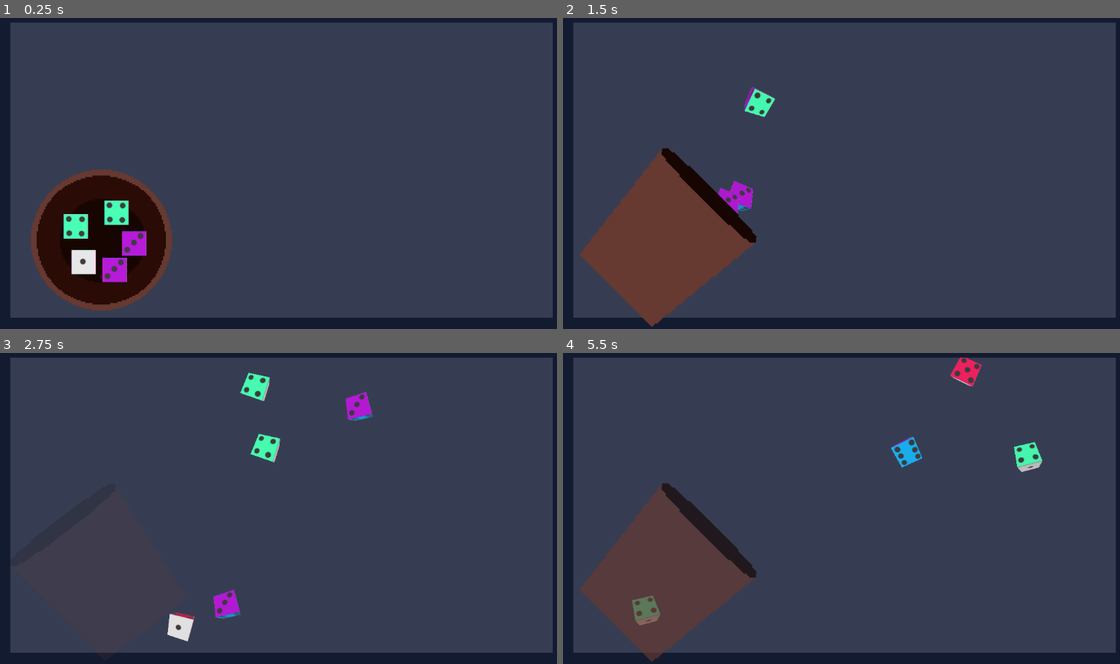
Above: before the commit, frames 1-4 (two rows, left to right).
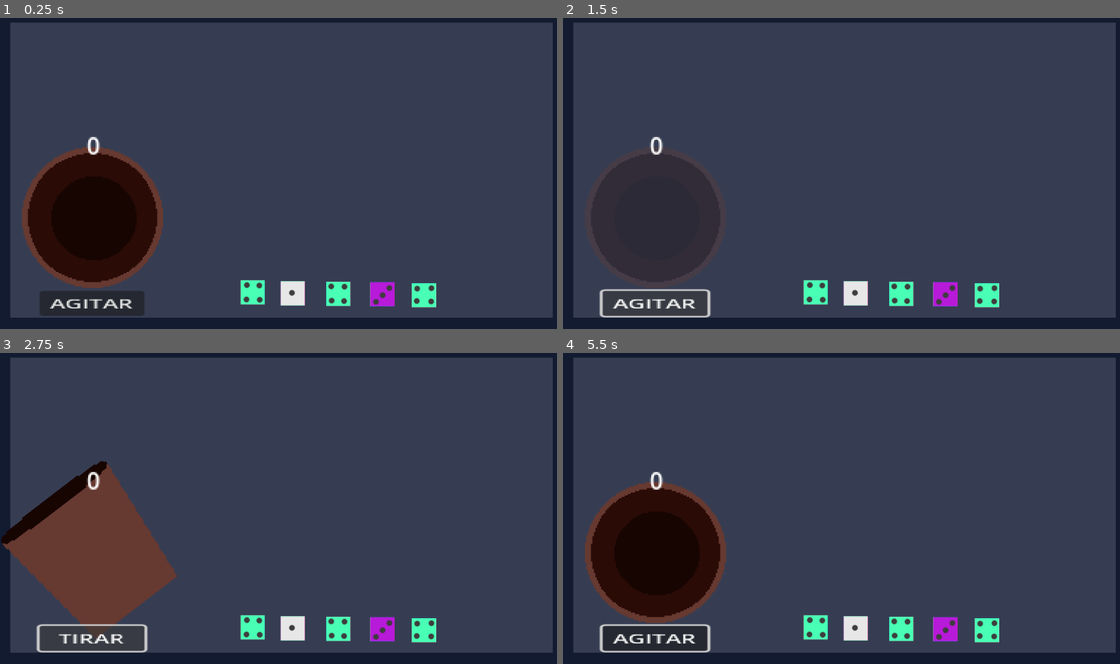
Above: after the commit, the same moments.

Repository: mcerdeira/generala-dice
Game: Godot game, scene res://scenes/main.tscn
Two runs of this game, one before a commit and one after it. Both use one fixed random seed, a clock stepped at 60 frames per second and the inputs below.
Inputs (mouse positions are in pixels of both pictures, inside the frame that each line leads up to):
- Up to frame 1 (0.25 s): no input
- Up to frame 2 (1.5 s): click (657, 304) at 0.5 s, where only the run after the commit has a clickable "AGITAR"; click (657, 304) at 1.25 s, where only the run after the commit has a clickable "TIRAR"
- Up to frame 3 (2.75 s): click (94, 639) at 2 s, where only the run after the commit has a clickable "AGITAR"
- Up to frame 4 (5.5 s): click (657, 639) at 2.75 s, where only the run after the commit has a clickable "TIRAR"; click (657, 639) at 3.5 s, where only the run after the commit has a clickable "AGITAR"; click (657, 639) at 4.25 s, where only the run after the commit has a clickable "TIRAR"; drag from (663, 573) to (919, 427) at 5.02 s

The runs differ from the first frame. In frame 1, 9.2% of the frame differs, in the area x 3-79%, y 38-96%; in frame 2, 13%; in frame 3, 13%; in frame 4, 14%, in the area x 2-87%, y 1-100%.

Commit message:
Dadiños

Diff:
--- a/scenes/Beaker.gd
+++ b/scenes/Beaker.gd
@@ -2,18 +2,40 @@
 var shaking = false
 @export var DiceMan : Node2D
 
-func _on_area_2d_input_event(viewport, event, shape_idx):
-	if event is InputEventMouseButton && event.is_action_released("click"):
-		if !shaking:
-			shaking = true
-			$sprite.frame = 1
-			z_index = 100
-			$AnimationPlayer.play("new_animation")
-		else:
-			shaking = false
-			$sprite.frame = 1
-			$AnimationPlayer.stop()
-			$sprite.rotation_degrees = 45
-			DiceMan.throw()
-			await get_tree().create_timer(1).timeout
-			$AnimationPlayer2.play("new_animation")
+func reset():
+	z_index = -10
+	$Button.text = "AGITAR"
+	$sprite.frame = 0
+	$sprite.rotation_degrees = 0
+	$AnimationPlayer2.play_backwards("new_animation")
+
+func _physics_process(delta):
+	$Label.text = str(DiceMan.dices.size())
+
+func _on_button_pressed():
+	if !shaking:
+		DiceMan.arrange()
+		$Button.text = "TIRAR"
+		shaking = true
+		$sprite.frame = 1
+		z_index = 100
+		$AnimationPlayer.play("new_animation")
+	else:
+		$Button.text = "..."
+		shaking = false
+		$sprite.frame = 1
+		$AnimationPlayer.stop()
+		$sprite.rotation_degrees = 45
+		DiceMan.throw()
+		$AnimationPlayer2.play("new_animation")
+
+func _on_area_2d_area_entered(area):
+	if $Button.text == "AGITAR":
+		if area.is_in_group("dices"):
+			area.initialize()
+			DiceMan.add_me(area)
+
+func _on_area_2d_area_exited(area):
+	if $Button.text == "AGITAR":
+		if area.is_in_group("dices"):
+			DiceMan.remove_me(area)
--- a/scenes/Beaker.tscn
+++ b/scenes/Beaker.tscn
@@ -84,4 +84,23 @@
 "": SubResource("AnimationLibrary_ay5wr")
 }
 
+[node name="Button" type="Button" parent="."]
+offset_left = -36.0
+offset_top = 50.0
+offset_right = 36.0
+offset_bottom = 81.0
+scale = Vector2(0.990936, 0.550103)
+text = "AGITAR"
+
+[node name="Label" type="Label" parent="."]
+offset_left = -19.0
+offset_top = -61.0
+offset_right = 21.0
+offset_bottom = -38.0
+text = "0"
+horizontal_alignment = 1
+
+[connection signal="area_entered" from="Area2D" to="." method="_on_area_2d_area_entered"]
+[connection signal="area_exited" from="Area2D" to="." method="_on_area_2d_area_exited"]
 [connection signal="input_event" from="Area2D" to="." method="_on_area_2d_input_event"]
+[connection signal="pressed" from="Button" to="." method="_on_button_pressed"]
--- a/scenes/Dice.gd
+++ b/scenes/Dice.gd
@@ -8,48 +8,76 @@
 var force_magnitude = randi_range(600, 900)
 var initial_force = Vector2.RIGHT.rotated(launch_angle) * force_magnitude
 var initial_rotation = randi_range(-10, 10)
+var stop = 0
+@export var ttl_shot = 0.0
+@export var DiceMan : Node2D
 var ttl_bounce = 0.3
-@export var DiceMan : Node2D
+var dragged = false
+var dir = 1
 
 func _ready():
 	add_to_group("dices")
-	DiceMan.add_me(self)
+
+func initialize():
 	randomize()
+	dir = 1
+	rolling = false
+	stoped = false
+	stop = Global.pick_random([10, 30, 20, 15])
 	# Lanza el dado desde el ángulo fijo (45 grados)
 	force_magnitude = randi_range(600, 1800)
 	initial_force = Vector2.RIGHT.rotated(launch_angle) * force_magnitude
 	initial_rotation = randi_range(-10, 10)
+	$SubViewport/Node3D.initialize()
 
 func throw():
+	dir = 1
 	throw_dice(initial_force, initial_rotation)
 
 func throw_dice(force: Vector2, rotation_force: float):
+	dragged = false
 	velocity = force
 	angular_velocity = rotation_force
 	rolling = true
+	stoped = false
 
 func _physics_process(delta):
-	if rolling:
-		ttl_bounce -= 1 * delta
-		position += velocity * delta
+	if dragged:
+		global_position = get_global_mouse_position()
+	elif rolling:
+		ttl_shot -= 1 * delta
+		if ttl_shot <= 0:
+			ttl_bounce -= 1 * delta
+			position += velocity * delta
+			# Simular fricción
+			velocity *= friction
+			angular_velocity *= friction
 
-		# Simular fricción
-		velocity *= friction
-		angular_velocity *= friction
-
-		# Detener el movimiento cuando es muy bajo
-		if velocity.length() < 30:
-			rolling = false
-			stoped = true
+			# Detener el movimiento cuando es muy bajo
+			if velocity.length() < stop:
+				rolling = false
+				stoped = true
 
 func _on_area_entered(area):
 	if area is Area2D and area.is_in_group("dices") and ttl_bounce <= 0:
 		var normal = (position - area.position).normalized()
+		dir *= -1
 		velocity = velocity.bounce(normal) * -1  # Rebote con pérdida de energía
 		angular_velocity *= -0.5  # Invertir la rotación para dar realismo
 
 func _on_body_entered(body):
 	if body is StaticBody2D:
 		var normal = (position - body.position).normalized()
+		dir *= -1
 		velocity = velocity.bounce(normal) * 0.5 * -1 # Rebote con pérdida de energía
 		angular_velocity *= -0.5  # Invertir la rotación para dar realismo
+
+func _on_input_event(viewport, event, shape_idx):
+	if !rolling:
+		if DiceMan.cant_throw:
+			if !dragged:
+				if event is InputEventMouseButton && event.is_action_pressed("click"):
+					dragged = true
+			if dragged:
+				if event is InputEventMouseButton && event.is_action_released("click"):
+					dragged = false
--- a/scenes/Dice.tscn
+++ b/scenes/Dice.tscn
@@ -30,3 +30,4 @@
 
 [connection signal="area_entered" from="." to="." method="_on_area_entered"]
 [connection signal="body_entered" from="." to="." method="_on_body_entered"]
+[connection signal="input_event" from="." to="." method="_on_input_event"]
--- a/scenes/dice3D.gd
+++ b/scenes/dice3D.gd
@@ -1,17 +1,58 @@
 extends MeshInstance3D
-var speed = 2
+var speed = 5
+var x_pos = 0
 var y_pos = 0
+var decided = false
+var target_rotation = Vector3.ZERO
+var align_speed = 5  # Velocidad de alineación
 
 func _ready():
+	randomize()
+	x_pos = Global.pick_random([0.0, 90.0, 180.0, 270.0])
 	y_pos = Global.pick_random([0.0, 90.0, 180.0, 270.0])
-	rotation_degrees.y = y_pos
+	rotation.x = deg_to_rad(x_pos)
+	rotation.y = deg_to_rad(y_pos)
+	initialize()
+
+func initialize():
+	decided = false
+	speed = Global.pick_random([2, 3, 4, 5])
+	align_speed = speed
 
 func _physics_process(delta):
 	if get_parent().parent.rolling:
-		rotation.x += speed * delta
-		rotation.z += speed * delta
-		rotation.y += speed * delta
-	if get_parent().parent.stoped:
-		rotation_degrees.y = lerp(rotation_degrees.y, y_pos, 0.1)
-		rotation_degrees.x = lerp(rotation_degrees.x, 0.0, 0.1)
-		rotation_degrees.z = lerp(rotation_degrees.z, 0.0, 0.1)
+		rotation.x += (speed * delta) * get_parent().parent.dir
+		rotation.z += (speed * delta) * get_parent().parent.dir
+	elif get_parent().parent.stoped and !decided:
+		align_to_nearest()
+
+	# Si ya se decidió el resultado, suavizar hacia la posición objetivo
+	if decided:
+		rotation.x = lerp_angle(rotation.x, target_rotation.x, align_speed * delta)
+		rotation.y = lerp_angle(rotation.y, target_rotation.y, align_speed * delta)
+		rotation.z = lerp_angle(rotation.z, target_rotation.z, align_speed * delta)
+
+# Función para alinear a la posición más cercana
+func align_to_nearest():
+	var curr_rotx = rad_to_deg(rotation.x)
+	var curr_roty = rad_to_deg(rotation.y)
+
+	x_pos = Global.pick_random([0.0, 90.0, 180.0, 270.0])
+	y_pos = Global.pick_random([0.0, 90.0, 180.0, 270.0])
+
+	target_rotation.x = deg_to_rad(x_pos)
+	target_rotation.y = deg_to_rad(y_pos)
+
+	decided = true
+
+# Calcula el ángulo más cercano de 0, 90, 180, 270
+func closest_angle(angle):
+	var angles = [0.0, 90.0, 180.0, 270.0]
+	var closest = angles[0]
+	var min_diff = abs(angle - closest)
+	for a in angles:
+		var diff = abs(angle - a)
+		if diff < min_diff:
+			min_diff = diff
+			closest = a
+	return closest
--- a/scenes/main.gd
+++ b/scenes/main.gd
@@ -1,9 +1,36 @@
 extends Node2D
 var dices = []
+var cant_throw = true
+
+func _physics_process(delta):
+	if !cant_throw:
+		var done = true
+		for d in dices:
+			if !d.stoped:
+				done = false
+				break
+
+		if done:
+			dices = []
+			cant_throw = true
+			$Beaker.reset()
+
+func arrange():
+	var e = 1
+	var speeds = [0, 0.1, 0.1, 0.2, 0.3, 0.3]
+	for d in dices:
+		d.global_position = get_node("Beaker/dicemark" + str(e)).global_position
+		d.ttl_shot = speeds[e]
+		e += 1
 
 func throw():
 	for d in dices:
 		d.throw()
 
+	cant_throw = false
+
 func add_me(_dice):
 	dices.append(_dice)
+
+func remove_me(_dice):
+	dices.erase(_dice)
--- a/scenes/main.tscn
+++ b/scenes/main.tscn
@@ -16,35 +16,54 @@
 
 [node name="Beaker" parent="." node_paths=PackedStringArray("DiceMan") instance=ExtResource("1_7se6j")]
 z_index = -10
-position = Vector2(207, 466)
+position = Vector2(189, 420)
 scale = Vector2(3, 3)
 DiceMan = NodePath("..")
 
+[node name="dicemark1" type="Marker2D" parent="Beaker"]
+position = Vector2(3.66667, -23)
+
+[node name="dicemark2" type="Marker2D" parent="Beaker"]
+position = Vector2(29.3333, -4.66668)
+
+[node name="dicemark3" type="Marker2D" parent="Beaker"]
+position = Vector2(1, -1.33334)
+
+[node name="dicemark4" type="Marker2D" parent="Beaker"]
+position = Vector2(6, 21.6667)
+
+[node name="dicemark5" type="Marker2D" parent="Beaker"]
+position = Vector2(-22.3333, 7.66666)
+
 [node name="Dice" parent="." node_paths=PackedStringArray("DiceMan") instance=ExtResource("2_tcovt")]
-position = Vector2(171, 511)
+position = Vector2(691, 576)
+ttl_shot = 0.1
+DiceMan = NodePath("..")
+
+[node name="Dice2" parent="." node_paths=PackedStringArray("DiceMan") instance=ExtResource("2_tcovt")]
+position = Vector2(516, 573)
+ttl_shot = 0.1
 DiceMan = NodePath("..")
 
 [node name="Dice3" parent="." node_paths=PackedStringArray("DiceMan") instance=ExtResource("2_tcovt")]
-position = Vector2(155, 438)
+position = Vector2(598, 575)
+ttl_shot = 0.2
 DiceMan = NodePath("..")
 
 [node name="Dice4" parent="." node_paths=PackedStringArray("DiceMan") instance=ExtResource("2_tcovt")]
-position = Vector2(274, 473)
+position = Vector2(781, 577)
+ttl_shot = 0.3
 DiceMan = NodePath("..")
 
 [node name="Dice5" parent="." node_paths=PackedStringArray("DiceMan") instance=ExtResource("2_tcovt")]
-position = Vector2(234, 527)
-DiceMan = NodePath("..")
-
-[node name="Dice2" parent="." node_paths=PackedStringArray("DiceMan") instance=ExtResource("2_tcovt")]
-position = Vector2(238, 410)
+position = Vector2(866, 579)
+ttl_shot = 0.3
 DiceMan = NodePath("..")
 
 [node name="StaticBody2D" type="StaticBody2D" parent="."]
 
 [node name="CollisionShape2D" type="CollisionShape2D" parent="StaticBody2D"]
 position = Vector2(578.5, 8)
-scale = Vector2(1, 1)
 shape = SubResource("RectangleShape2D_d8rju")
 
 [node name="sprite" type="Sprite2D" parent="StaticBody2D/CollisionShape2D"]
@@ -54,7 +73,6 @@
 
 [node name="CollisionShape2D3" type="CollisionShape2D" parent="StaticBody2D"]
 position = Vector2(608, 636)
-scale = Vector2(1, 1)
 shape = SubResource("RectangleShape2D_d8rju")
 
 [node name="sprite" type="Sprite2D" parent="StaticBody2D/CollisionShape2D3"]
--- a/scenes/node_3d.gd
+++ b/scenes/node_3d.gd
@@ -1,2 +1,5 @@
 extends Node3D
 @export var parent : Area2D
+
+func initialize():
+	$dice3D.initialize()
